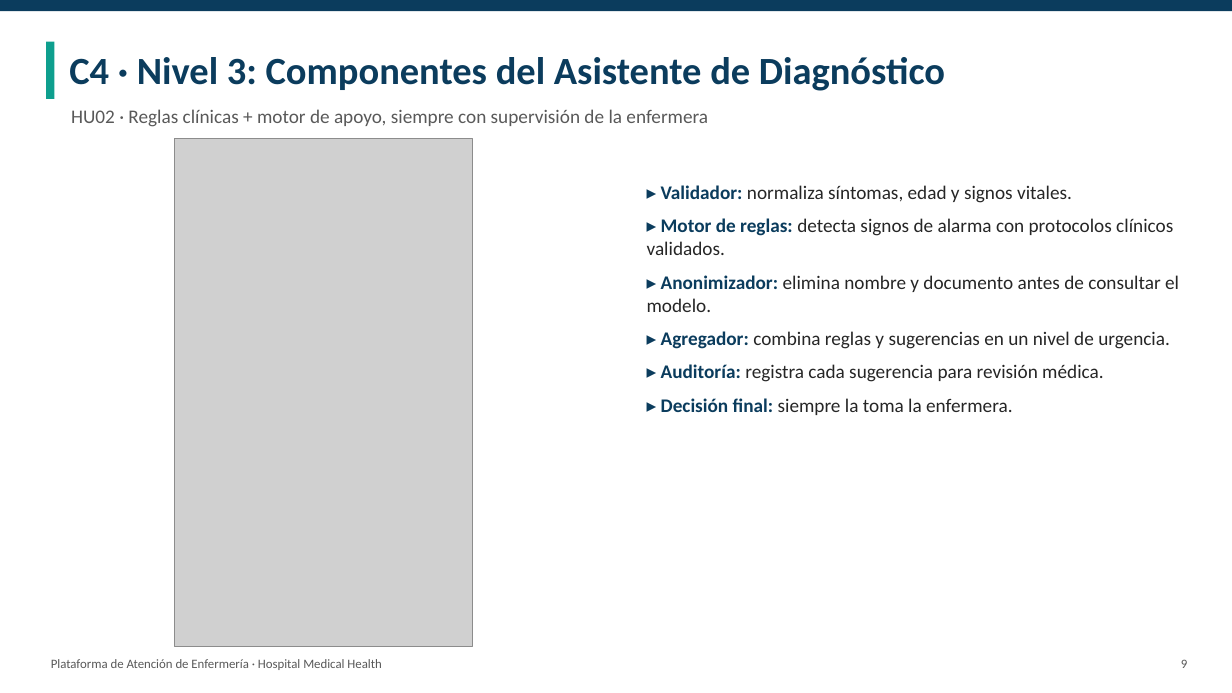
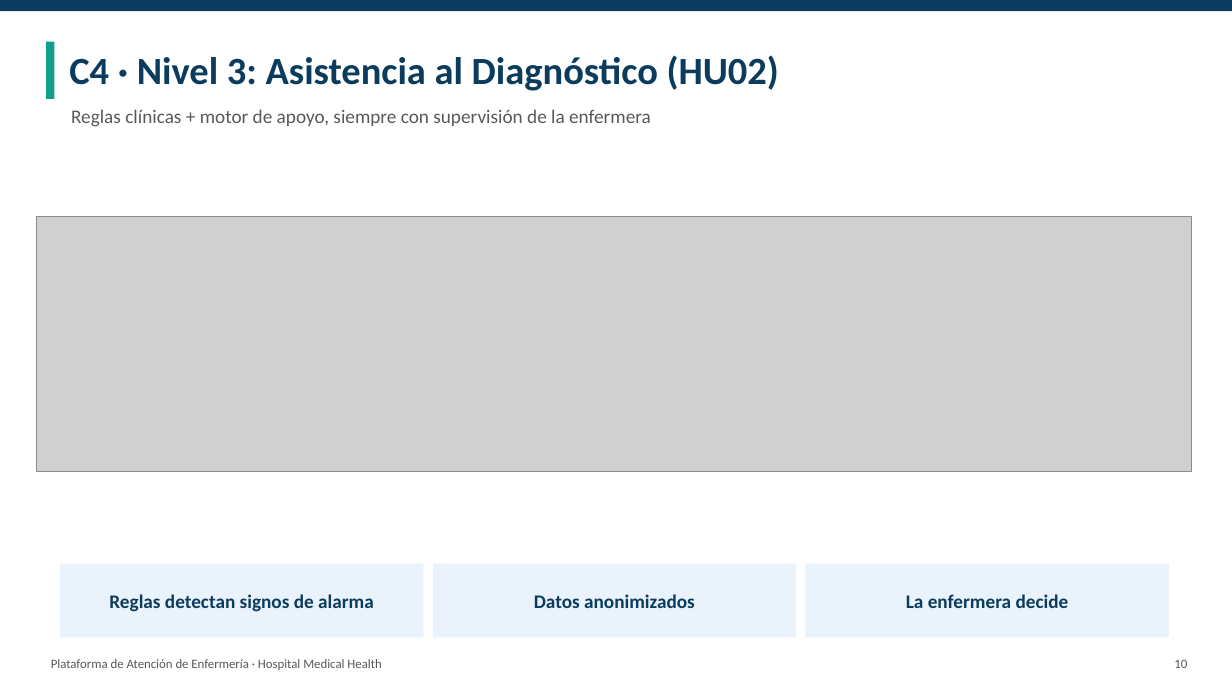
Before and after one commit to Jordy-Lv/medical-health-cloud-architecture, a slide deck: slide 10 of presentacion/Presentacion_Medical_Health.pptx (slide 9 before the commit). Drawn at 1232x693 pixels with LibreOffice and Linux fonts; fonts in the diff are those of the drawing; grey boxes stand for pictures. Boxes give left, top, right and bottom in pixels: in the first picture for what was removed or moved away, otherwise in the second. Text is boxed around its words. In the diff, an @@ line names an element or a change of style, - is before the commit and + after.

```diff
--- a/presentacion/Presentacion_Medical_Health.pptx
+++ b/presentacion/Presentacion_Medical_Health.pptx
@@ text at (69, 55, 779, 91): text changed @@
-C4 · Nivel 3: Componentes del Asistente de Diagnóstico
+C4 · Nivel 3: Asistencia al Diagnóstico (HU02)
@@ text at (71, 109, 651, 127): text changed @@
-HU02 · Reglas clínicas + motor de apoyo, siempre con supervisión de la enfermera
+Reglas clínicas + motor de apoyo, siempre con supervisión de la enfermera
@@ text removed at (647, 185, 1179, 415) @@
-▸ Validador: normaliza síntomas, edad y signos vitales.
-▸ Motor de reglas: detecta signos de alarma con protocolos clínicos validados.
-▸ Anonimizador: elimina nombre y documento antes de consultar el modelo.
-▸ Agregador: combina reglas y sugerencias en un nivel de urgencia.
-▸ Auditoría: registra cada sugerencia para revisión médica.
-▸ Decisión final: siempre la toma la enfermera.
@@ picture: place and size @@
-picture at (175, 139, 472, 647)
+picture at (37, 217, 1192, 472)
@@ rectangle added at (60, 564, 423, 638), fill #EAF2FB @@
@@ rectangle added at (433, 564, 796, 638), fill #EAF2FB @@
@@ rectangle added at (806, 564, 1169, 638), fill #EAF2FB @@
@@ text added at (109, 594, 374, 612), 15 pt, text #0B3C5D, bold @@
+Reglas detectan signos de alarma
@@ text added at (534, 594, 695, 608), 15 pt, text #0B3C5D, bold @@
+Datos anonimizados
@@ text added at (906, 594, 1069, 608), 15 pt, text #0B3C5D, bold @@
+La enfermera decide
@@ text at (1174, 660, 1187, 668): text changed @@
-9
+10
```
Also in this commit, not shown: 13 other slides changed, 4 slides added, 2 slides removed.
